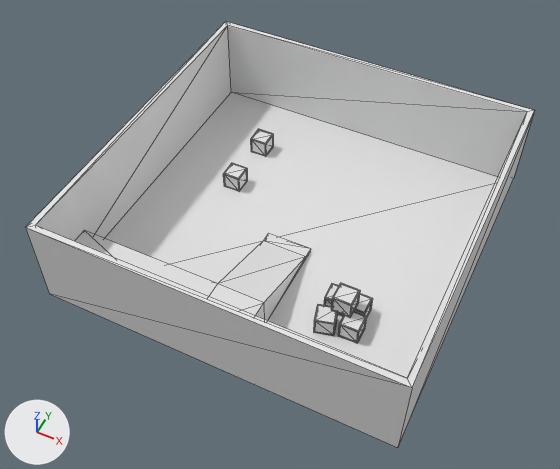
Before and after pictures for a commit that changed the COLLADA model data/game_assets/Room.dae.
Camera for both pictures: a camera (50 mm lens) standing at (94.0, -205.0, 251.0) and looking at (-2.0, -13.0, 10.0). Every picture has the same lights, and +X, +Y and +Z are marked at lower left. Mesh edges are drawn as thin lines. Materials are left out; every surface is plain grey. Where no turn or scale is listed for an object, it has been applied to the vertices.

The first picture shows 'Crate', 'Cube', 'Wood'.
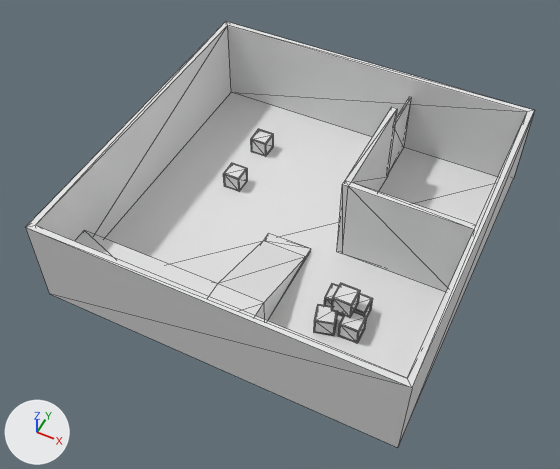
Location of each change, (x1, y1, x2, y2) in pixels of the pictures (560 x 469 px):
'Room', added
    after: (337, 107, 476, 292)
'Door', added
    after: (388, 97, 411, 173)
'Crate', unchanged, covered by the edit
    before: (223, 129, 373, 344)

The change, as a list of edits to the scene's bpy script:
```text
Add me_room:
    me_room.from_pydata([(72.5, -2.5, 40.0), (72.5, -2.5, 0.0), (72.5, 0.0, 0.0), (72.5, 0.0, 40.0), (20.0, -2.5, 0.0), (20.0, -2.5, 40.0), (20.0, 0.0, 40.0), (20.0, 0.0, 0.0), (22.5, 0.0, 0.0), (22.5, -2.5, 0.0), (22.5, -2.5, 40.0), (22.5, 0.0, 40.0), (20.0, 50.0, 0.0), (20.0, 50.0, 40.0), (22.5, 50.0, 40.0), (22.5, 50.0, 0.0)], [], [(0, 1, 2), (4, 5, 6), (4, 7, 8), (5, 4, 9), (6, 5, 10), (12, 13, 14), (7, 6, 13), (6, 11, 14), (11, 8, 15), (8, 7, 12), (1, 0, 10), (9, 8, 2), (8, 11, 3), (0, 3, 11), (3, 0, 2), (7, 4, 6), (9, 4, 8), (10, 5, 9), (11, 6, 10), (15, 12, 14), (12, 7, 13), (13, 6, 14), (14, 11, 15), (15, 8, 12), (9, 1, 10), (1, 9, 2), (2, 8, 3), (10, 0, 11)])
Add me_door:
    me_door.from_pydata(...)  # a box spanning x 21.0..22.0, y 50.0..72.5, z 0.0..30.0
Add ob_room:
    ob_room = bpy.data.objects.new('Room', me_room)
    ob_room.location = (0.0, 0.0, 0.0)
Add ob_door:
    ob_door = bpy.data.objects.new('Door', me_door)
    ob_door.location = (0.0, 0.0, 0.0)
```
